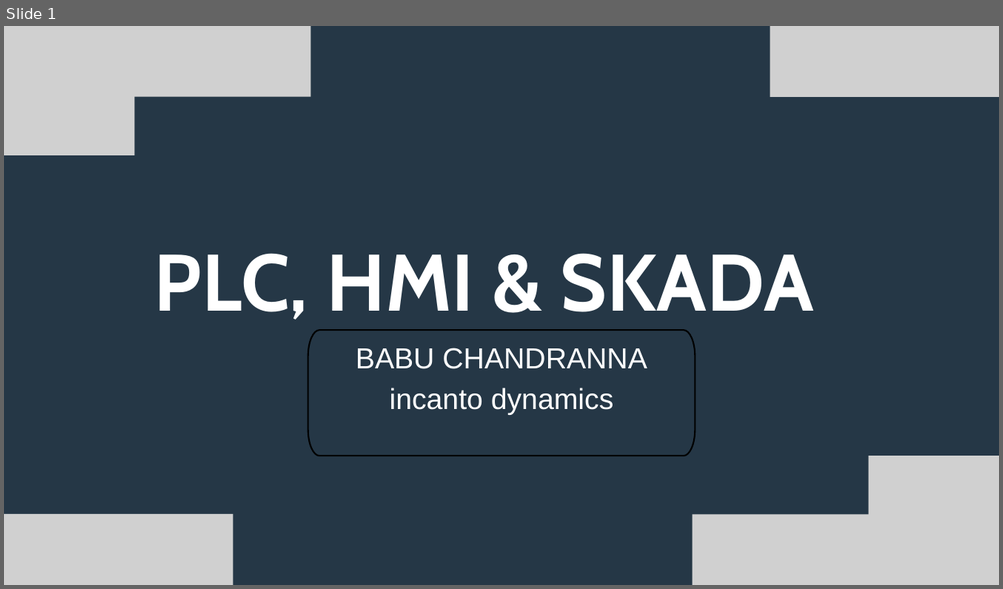
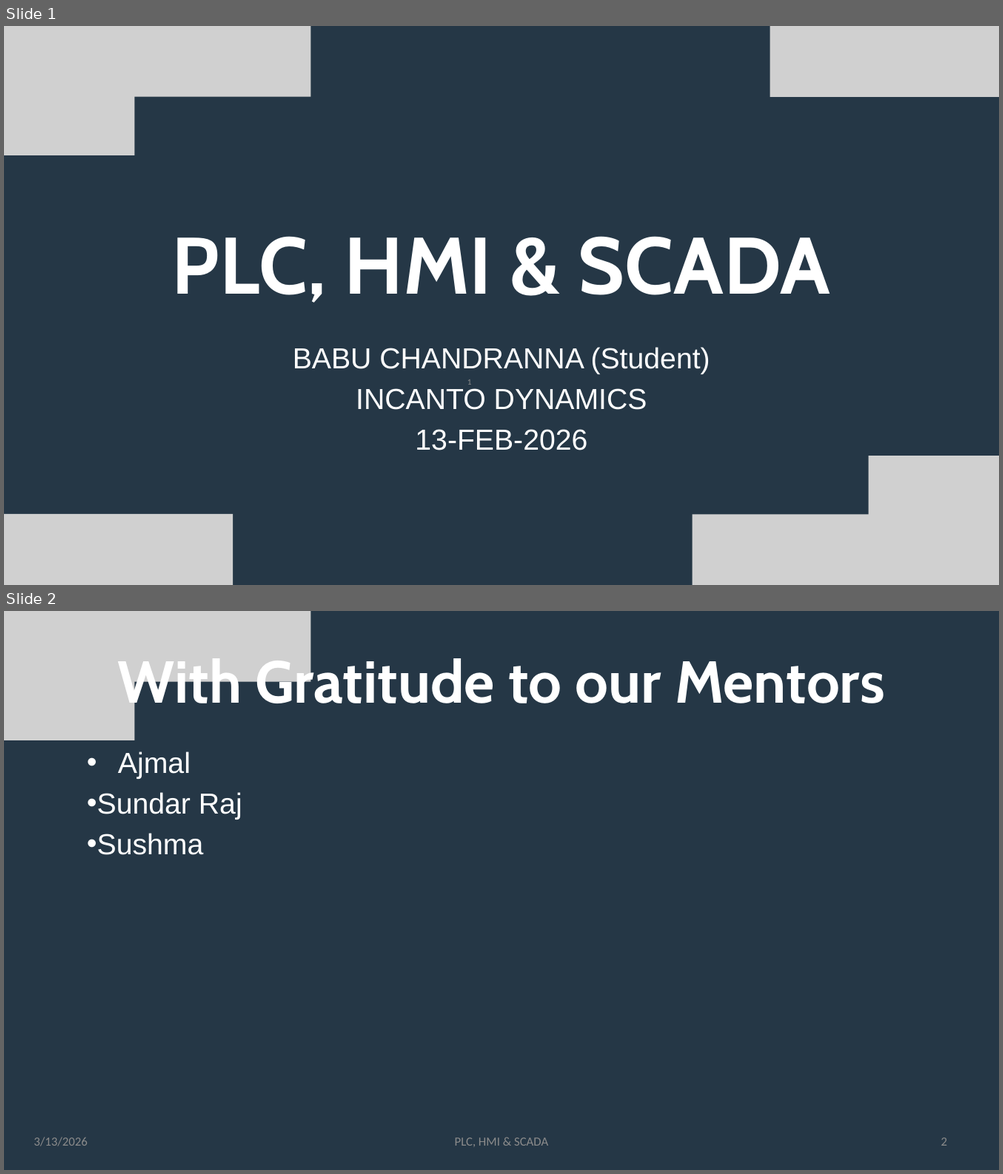
Before and after one commit to babubhare/plc_id, a slide deck: presentation/id_plc_hmi_scada.pptx. Shown one above the other, each under a label of ours: slide 1 before the commit, slides 1 and 2 after it. The pictures are 1003x589 and 1003x1174 pixels, drawn with LibreOffice and Linux fonts; fonts in the diff are those of the drawing; grey boxes stand for pictures. Boxes give left, top, right and bottom in pixels: in the first picture for what was removed or moved away, otherwise in the second. Text is boxed around its words. In the diff, an @@ line names an element or a change of style, - is before the commit and + after.

```diff
--- a/presentation/id_plc_hmi_scada.pptx
+++ b/presentation/id_plc_hmi_scada.pptx
@@ slide 2 added at box(4, 611, 999, 1170), background #253746 @@
@@ picture added at box(4, 611, 311, 681) @@
@@ picture added at box(4, 653, 134, 741) @@
@@ text added at box(118, 652, 885, 715), 85.7 pt, text #FFFFFF, bold @@
+With Gratitude to our Mentors
@@ text added at box(87, 752, 242, 855), 42 pt, text #FFFFFF @@
+• Ajmal
+• Sundar Raj
+• Sushma
@@ text added at box(34, 1137, 87, 1147), 18 pt, text #8C8C8C @@
+3/13/2026
@@ text added at box(455, 1138, 548, 1147), 18 pt, text #8C8C8C @@
+PLC, HMI & SCADA
@@ page number added at box(941, 1138, 948, 1146), 18 pt, text #8C8C8C @@
+2
@@ slide 1 changed as well @@
@@ text at box(172, 236, 831, 303): text changed @@
-PLC, HMI & SKADA
+PLC, HMI & SCADA
@@ text "BABU CHANDRANNA (Student)" at box(293, 347, 710, 451): vertical alignment top to bottom @@
@@ freeform shape removed at box(308, 330, 694, 456) @@
@@ text at box(293, 347, 710, 451): text changed @@
-BABU CHANDRANNA
-incanto dynamics
+BABU CHANDRANNA (Student)
+INCANTO DYNAMICS
+13-FEB-2026
@@ page number added at box(467, 380, 472, 385), 12 pt, text #8C8C8C @@
+1
```
Also in this commit, not shown: 1 other slide changed, 20 other slides added, 8 slides removed, 1 other file.
